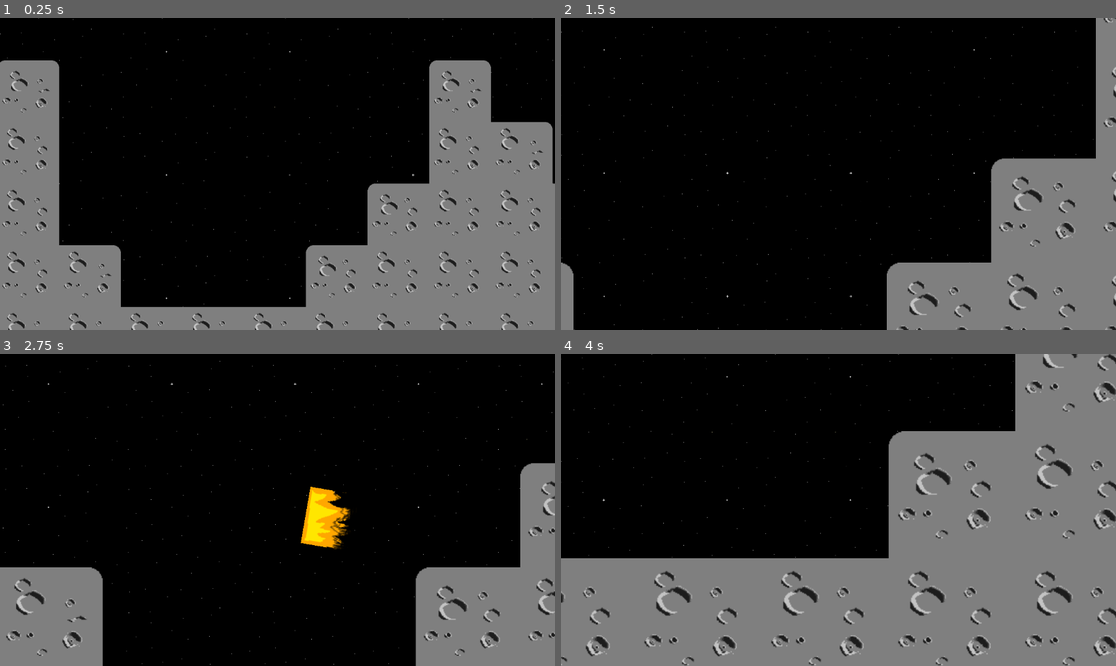
Above: before the commit, frames 1-4 (two rows, left to right).
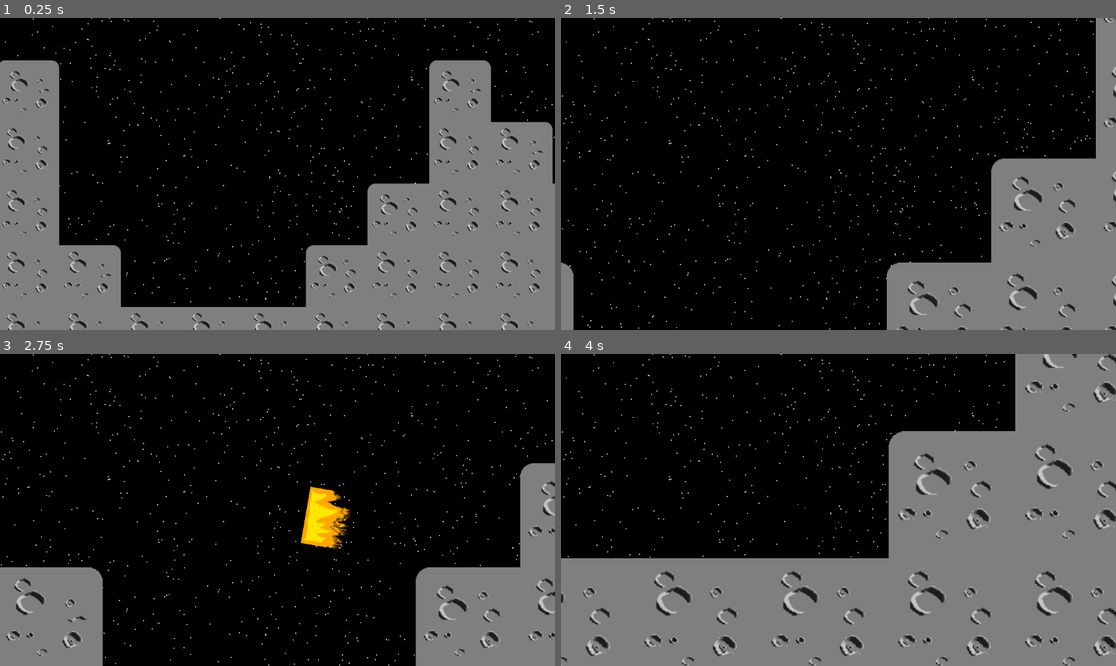
Above: after the commit, the same moments.

Repository: acidmath/DialIt
Game: Godot game, scene res://Main.tscn
Same seed, same stepped clock (60 frames per second), same inputs: the game is played once before the commit and once after it. Sound files missing from this copy of the repository are replaced by a short silence.
Inputs (mouse positions are in pixels of both pictures, inside the frame that each line leads up to):
- Up to frame 1 (0.25 s): no input
- Up to frame 2 (1.5 s): move the mouse to (960, 158) at 0.52 s; hold W (thrust) 0.53-1.28 s; hold Mouse wheel up (ZoomIn) 0.53-1.28 s; move the mouse to (727, 189) at 1.27 s; tap Mouse wheel down (ZoomOut) at 1.35 s
- Up to frame 3 (2.75 s): move the mouse to (333, 441) at 2.02 s; hold W (thrust) from 2.03 s (still down); hold A (lRot) from 2.03 s (still down)
- Up to frame 4 (4 s): move the mouse to (810, 572) at 2.77 s; release A (lRot) at 2.78 s; tap Right (rRot) at 2.85 s; move the mouse to (1005, 556) at 3.52 s; release W (thrust) at 3.53 s; hold Mouse wheel up (ZoomIn) from 3.53 s (still down)

The runs differ from the first frame. In frame 1, 0.6% of the frame differs, in the area x 0-100%, y 0-93%; in frame 2, 0.8%, in the area x 0-96%, y 0-100%; in frame 3, 0.7%; in frame 4, 0.4%.

Commit message:
procgen stars

Diff:
--- /dev/null
+++ b/Background.gd
@@ -0,0 +1,45 @@
+extends Node2D
+@onready var canvas_layer = $"."
+var origin
+var screenRect
+var random
+var magicNumber
+var maxWidth
+var minWidth = 0
+var maxHeight
+var minHeight = 0
+
+func _ready():
+	# setup backround size
+	origin = Vector2(0, 0)
+	var screenSize = get_window().get("size")
+	maxWidth = screenSize.x
+	maxHeight = screenSize.y
+	screenRect = Rect2(origin, screenSize)
+
+	# setup star randomizer
+	random = RandomNumberGenerator.new()
+	random.randomize()
+	magicNumber = random.randi() % 1000
+
+	# connect to window size changes
+	get_window().size_changed.connect(OnWindowSizeChanged)
+
+func _draw():
+	DrawBlackBackground()
+	DrawStarsRandomly()
+
+func OnWindowSizeChanged():
+	canvas_layer.queue_redraw()
+
+func DrawBlackBackground():
+	canvas_layer.draw_rect(screenRect, Color.BLACK)
+
+func DrawStarsRandomly():
+	for x in range(minWidth, maxWidth):
+		for y in range(minHeight, maxHeight):
+			if random.randi() % 1000 == magicNumber:
+				var coord = Vector2(x, y)
+				canvas_layer.draw_circle(coord, 1, Color.WHITE)
+	minWidth = maxWidth
+	minHeight = maxHeight
--- a/Controls.gd
+++ b/Controls.gd
@@ -29,8 +29,4 @@
 		audio_stream_player_2d.stream_paused = false
 		fire_sprite_2d.scale.x = engine_force_step * 0.1
 		fire_sprite_2d.scale.y = engine_force_step * 0.1
-		#fire_sprite_2d.position.y = 70.0 * engine_force_step * 0.1
 		audio_stream_player_2d.volume_db = linear_to_db(abs(engine_force_step) * 0.1)
-
-	print(engine_force_step)
-	print(fire_sprite_2d.position.y)
--- a/Main.tscn
+++ b/Main.tscn
@@ -7,7 +7,8 @@
 [ext_resource type="AudioStream" uid="uid://cu185vlc38sq0" path="res://player/rocketShipSound.mp3" id="4_gqhyd"]
 [ext_resource type="Script" path="res://rocketShipSound.gd" id="5_36vn8"]
 [ext_resource type="Texture2D" uid="uid://cbb68rlvjnmdc" path="res://level/tio_moon_2.png" id="6_4v2p2"]
-[ext_resource type="Texture2D" uid="uid://d2wh766xj1ku" path="res://level/moonBackground_Stars.png" id="8_53ypa"]
+[ext_resource type="Script" path="res://Background.gd" id="8_aylwr"]
+[ext_resource type="Texture2D" uid="uid://dynhy4myddb03" path="res://level/earthBlue.png" id="8_i3xlp"]
 
 [sub_resource type="RectangleShape2D" id="RectangleShape2D_qb25u"]
 size = Vector2(70, 70)
@@ -433,42 +434,6 @@
 terrain_set_0/terrain_0/color = Color(0.5, 0.34375, 0.25, 1)
 sources/0 = SubResource("TileSetAtlasSource_n0ll6")
 
-[sub_resource type="AtlasTexture" id="AtlasTexture_qcme3"]
-atlas = ExtResource("8_53ypa")
-region = Rect2(0, 0, 256, 256)
-
-[sub_resource type="AtlasTexture" id="AtlasTexture_nxkk5"]
-atlas = ExtResource("8_53ypa")
-region = Rect2(256, 0, 256, 256)
-
-[sub_resource type="AtlasTexture" id="AtlasTexture_cox6r"]
-atlas = ExtResource("8_53ypa")
-region = Rect2(512, 0, 256, 256)
-
-[sub_resource type="AtlasTexture" id="AtlasTexture_kmqim"]
-atlas = ExtResource("8_53ypa")
-region = Rect2(768, 0, 256, 256)
-
-[sub_resource type="SpriteFrames" id="SpriteFrames_0e2g7"]
-animations = [{
-"frames": [{
-"duration": 1.0,
-"texture": SubResource("AtlasTexture_qcme3")
-}, {
-"duration": 1.0,
-"texture": SubResource("AtlasTexture_nxkk5")
-}, {
-"duration": 1.0,
-"texture": SubResource("AtlasTexture_cox6r")
-}, {
-"duration": 1.0,
-"texture": SubResource("AtlasTexture_kmqim")
-}],
-"loop": true,
-"name": &"default",
-"speed": 2.0
-}]
-
 [node name="Root" type="Node2D"]
 
 [node name="RigidBody2D" type="RigidBody2D" parent="."]
@@ -506,118 +471,11 @@
 [node name="ParallaxBackground" type="ParallaxBackground" parent="."]
 scroll_ignore_camera_zoom = true
 
-[node name="ParallaxLayer4" type="ParallaxLayer" parent="ParallaxBackground"]
-motion_scale = Vector2(0.1, 0.1)
-motion_mirroring = Vector2(256, 256)
-
-[node name="AnimatedSprite2D4" type="AnimatedSprite2D" parent="ParallaxBackground/ParallaxLayer4"]
-position = Vector2(1024, 1024)
-sprite_frames = SubResource("SpriteFrames_0e2g7")
-autoplay = "default"
-frame = 3
-offset = Vector2(512, 512)
-
-[node name="AnimatedSprite2D3" type="AnimatedSprite2D" parent="ParallaxBackground/ParallaxLayer4"]
-position = Vector2(1024, 1024)
-sprite_frames = SubResource("SpriteFrames_0e2g7")
-autoplay = "default"
-frame = 2
-offset = Vector2(0, 512)
-
-[node name="AnimatedSprite2D2" type="AnimatedSprite2D" parent="ParallaxBackground/ParallaxLayer4"]
-position = Vector2(1024, 1024)
-sprite_frames = SubResource("SpriteFrames_0e2g7")
-autoplay = "default"
-frame = 1
-offset = Vector2(512, 0)
-
-[node name="AnimatedSprite2D" type="AnimatedSprite2D" parent="ParallaxBackground/ParallaxLayer4"]
-position = Vector2(1024, 1024)
-sprite_frames = SubResource("SpriteFrames_0e2g7")
-autoplay = "default"
-
-[node name="ParallaxLayer3" type="ParallaxLayer" parent="ParallaxBackground"]
-motion_scale = Vector2(0.1, 0.1)
-motion_mirroring = Vector2(256, 256)
-
-[node name="AnimatedSprite2D4" type="AnimatedSprite2D" parent="ParallaxBackground/ParallaxLayer3"]
-position = Vector2(0, 1024)
-sprite_frames = SubResource("SpriteFrames_0e2g7")
-autoplay = "default"
-frame = 3
-offset = Vector2(512, 512)
-
-[node name="AnimatedSprite2D3" type="AnimatedSprite2D" parent="ParallaxBackground/ParallaxLayer3"]
-position = Vector2(0, 1024)
-sprite_frames = SubResource("SpriteFrames_0e2g7")
-autoplay = "default"
-frame = 2
-offset = Vector2(0, 512)
-
-[node name="AnimatedSprite2D2" type="AnimatedSprite2D" parent="ParallaxBackground/ParallaxLayer3"]
-position = Vector2(0, 1024)
-sprite_frames = SubResource("SpriteFrames_0e2g7")
-autoplay = "default"
-frame = 1
-offset = Vector2(512, 0)
-
-[node name="AnimatedSprite2D" type="AnimatedSprite2D" parent="ParallaxBackground/ParallaxLayer3"]
-position = Vector2(0, 1024)
-sprite_frames = SubResource("SpriteFrames_0e2g7")
-autoplay = "default"
-
-[node name="ParallaxLayer2" type="ParallaxLayer" parent="ParallaxBackground"]
-motion_scale = Vector2(0.1, 0.1)
-motion_mirroring = Vector2(256, 256)
-
-[node name="AnimatedSprite2D4" type="AnimatedSprite2D" parent="ParallaxBackground/ParallaxLayer2"]
-position = Vector2(1024, 0)
-sprite_frames = SubResource("SpriteFrames_0e2g7")
-autoplay = "default"
-frame = 3
-offset = Vector2(512, 512)
-
-[node name="AnimatedSprite2D3" type="AnimatedSprite2D" parent="ParallaxBackground/ParallaxLayer2"]
-position = Vector2(1024, 0)
-sprite_frames = SubResource("SpriteFrames_0e2g7")
-autoplay = "default"
-frame = 2
-offset = Vector2(0, 512)
-
-[node name="AnimatedSprite2D2" type="AnimatedSprite2D" parent="ParallaxBackground/ParallaxLayer2"]
-position = Vector2(1024, 0)
-sprite_frames = SubResource("SpriteFrames_0e2g7")
-autoplay = "default"
-frame = 1
-offset = Vector2(512, 0)
-
-[node name="AnimatedSprite2D" type="AnimatedSprite2D" parent="ParallaxBackground/ParallaxLayer2"]
-position = Vector2(1024, 0)
-sprite_frames = SubResource("SpriteFrames_0e2g7")
-autoplay = "default"
-
 [node name="ParallaxLayer" type="ParallaxLayer" parent="ParallaxBackground"]
-motion_scale = Vector2(0.1, 0.1)
-motion_mirroring = Vector2(256, 256)
-
-[node name="AnimatedSprite2D4" type="AnimatedSprite2D" parent="ParallaxBackground/ParallaxLayer"]
-sprite_frames = SubResource("SpriteFrames_0e2g7")
-autoplay = "default"
-frame = 3
-offset = Vector2(512, 512)
-
-[node name="AnimatedSprite2D3" type="AnimatedSprite2D" parent="ParallaxBackground/ParallaxLayer"]
-sprite_frames = SubResource("SpriteFrames_0e2g7")
-autoplay = "default"
-frame = 2
-offset = Vector2(0, 512)
-
-[node name="AnimatedSprite2D2" type="AnimatedSprite2D" parent="ParallaxBackground/ParallaxLayer"]
-sprite_frames = SubResource("SpriteFrames_0e2g7")
-autoplay = "default"
-frame = 1
-offset = Vector2(512, 0)
-
-[node name="AnimatedSprite2D" type="AnimatedSprite2D" parent="ParallaxBackground/ParallaxLayer"]
-sprite_frames = SubResource("SpriteFrames_0e2g7")
-autoplay = "default"
+motion_scale = Vector2(0, 0)
+
+[node name="Sprite2D" type="Sprite2D" parent="ParallaxBackground/ParallaxLayer"]
+texture = ExtResource("8_i3xlp")
+
+[node name="GeneratedBackground" type="Node2D" parent="ParallaxBackground"]
+script = ExtResource("8_aylwr")
--- a/project.godot
+++ b/project.godot
@@ -14,10 +14,6 @@
 run/main_scene="res://Main.tscn"
 config/features=PackedStringArray("4.3", "Mobile")
 config/icon="res://icon.svg"
-
-[display]
-
-window/size/mode=3
 
 [input]
 
Not shown: 1 places in Main.tscn that only renumber resources
Binary file added: level/earthBlack.png
Not shown, added: level/earthBlack.png.import
Binary file added: level/earthBlue.png
Not shown, added: level/earthBlue.png.import
Binary file added: level/starsSquare.png
Not shown, added: level/starsSquare.png.import
